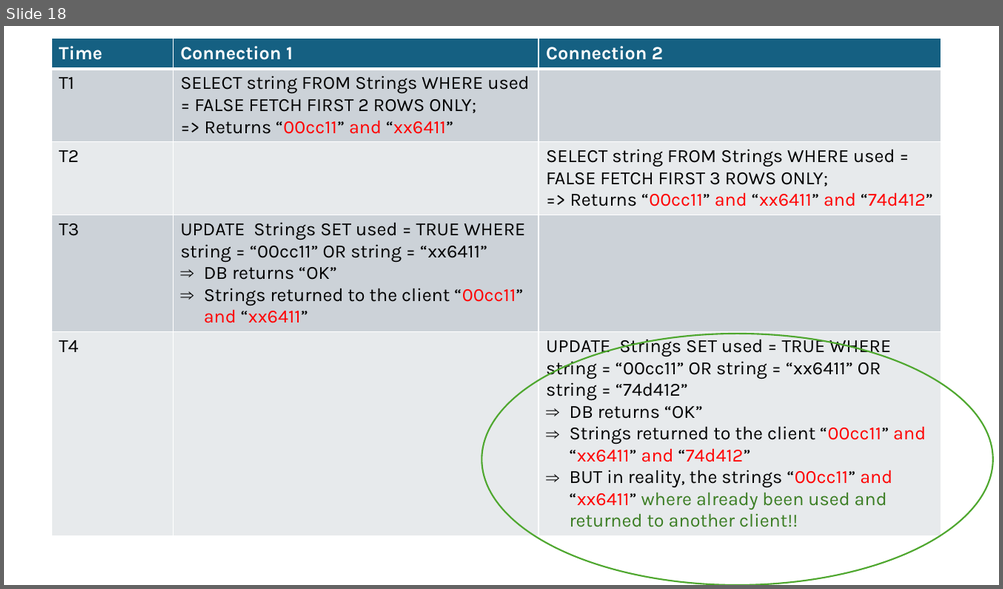
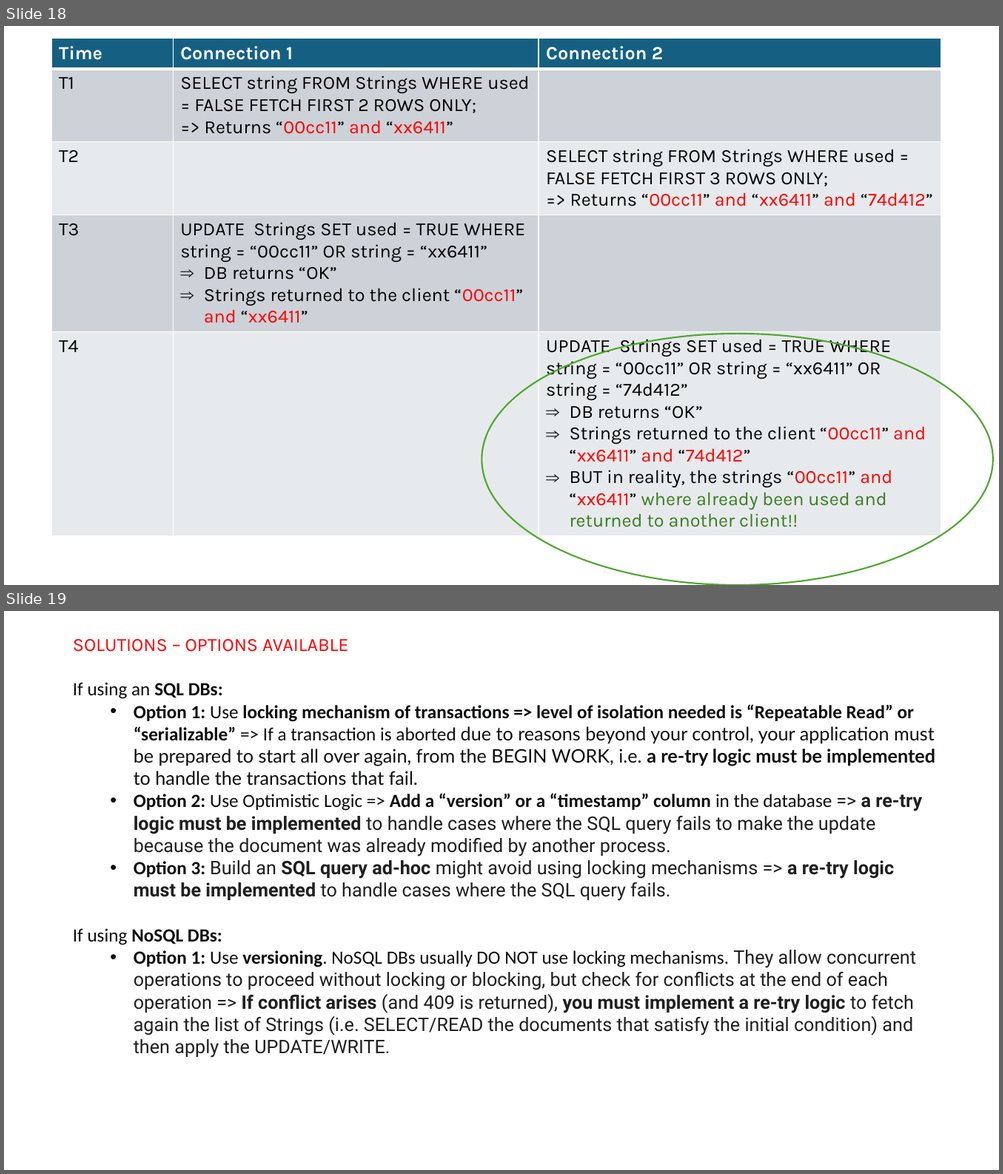
Before and after one commit to dventura3/system-design, a slide deck: docs/MySystemDesign_RangeOfCounter.pptx. Shown one above the other, each under a label of ours: slide 18 before the commit, slides 18 and 19 after it. The pictures are 1003x589 and 1003x1174 pixels, drawn with LibreOffice and Linux fonts; fonts in the diff are those of the drawing. Boxes give left, top, right and bottom in pixels: in the first picture for what was removed or moved away, otherwise in the second. Text is boxed around its words. In the diff, an @@ line names an element or a change of style, - is before the commit and + after.

```diff
--- a/docs/MySystemDesign_RangeOfCounter.pptx
+++ b/docs/MySystemDesign_RangeOfCounter.pptx
@@ slide 19 added at box(4, 611, 999, 1170), background #FFFFFF @@
@@ text added at box(73, 639, 935, 1055), 18 pt, text #1F1F1F @@
+SOLUTIONS – OPTIONS AVAILABLE
+If using an SQL DBs:
+  • Option 1: Use locking mechanism of transactions => level of isolation needed is “Repeatable Read” or “serializable” => If a transaction is aborted due to reasons beyond your control, your application must be prepared to start all over again, from the BEGIN WORK, i.e. a re-try logic must be implemented to handle the transactions that fail.
+  • Option 2: Use Optimistic Logic => Add a “version” or a “timestamp” column in the database => a re-try logic must be implemented to handle cases where the SQL query fails to make the update because the document was already modified by another process.
+  • Option 3: Build an SQL query ad-hoc might avoid using locking mechanisms => a re-try logic must be implemented to handle cases where the SQL query fails.
+If using NoSQL DBs:
+  • Option 1: Use versioning. NoSQL DBs usually DO NOT use locking mechanisms. They allow concurrent operations to proceed without locking or blocking, but check for conflicts at the end of each operation => If conflict arises (and 409 is returned), you must implement a re-try logic to fetch again the list of Strings (i.e. SELECT/READ the documents that satisfy the initial condition) and then apply the UPDATE/WRITE.
```
Also in this commit, not shown: 2 slides changed, 1 other slide added, 2 other files.
